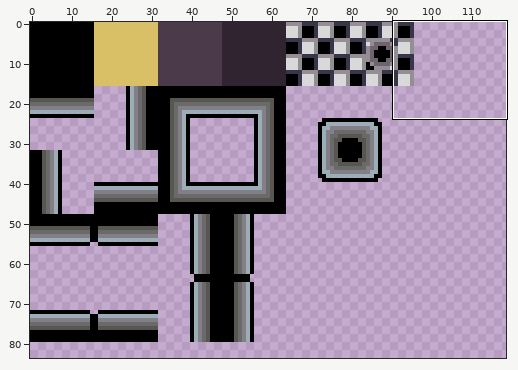
Sprite sheet, stored at graphics/map/map.png. Above: a wide view before the commit, with the close-up outlined.
Close-up. As it was:
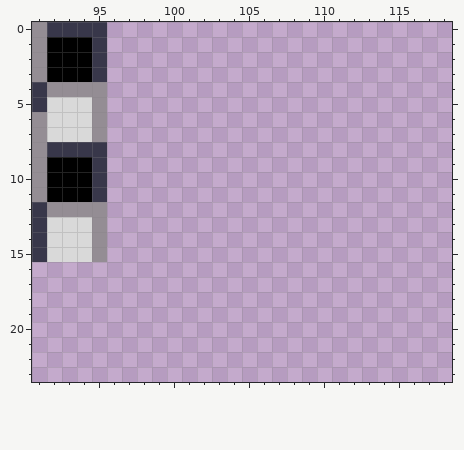
The file is 320x320 pixels. Shown: x 91..118, y 0..23. The wide view leaves out empty margins.
The result:
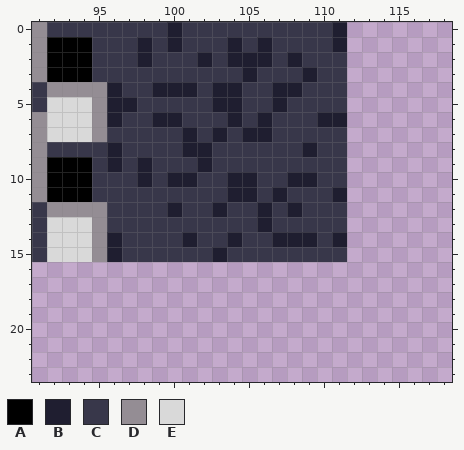
Palette (. is transparent): A #000000  B #1f1e30  C #38374a  D #948d94  E #d9d9d9
The exact change:
y 0: x 96..111 ................ -> CCCCBCCCCCCCCCCB
y 1: x 96..111 ................ -> CCBCBCCCBCBCCCCB
y 2: x 96..111 ................ -> CCBCCCBCBBBCBCCC
y 3: x 96..111 ................ -> CCCCCCCCCBCCCBCC
y 4: x 96..111 ................ -> BCCBBBCBBCCBBCCC
y 5: x 96..111 ................ -> BBCCCCCBBCCBCCCC
y 6: x 96..111 ................ -> BCCBBCCCBCBCCCBB
y 7: x 96..111 ................ -> CCCCCBCBCBBCCCCC
y 8: x 96..111 ................ -> BCCCCBBCCCCCCBCC
y 9: x 96..111 ................ -> BCBCCCBCCCCCCCCC
y 10: x 96..111 ................ -> CCBCBBCCBBCCBBCC
y 11: x 96..111 ................ -> CCCCCCCCBBCBCCCB
y 12: x 96..111 ................ -> CCCCBCCBCCBCBCCC
y 13: x 96..111 ................ -> CCCCCCCCCCBCCCCC
y 14: x 96..111 ................ -> BCCCCBCCBCCBBBCB
y 15: x 96..111 ................ -> BCCCCCCBCCCCCCCC
Changed places in both close-ups, as pixel boxes (x1, y1, x2, y2):
added: (107, 22, 347, 262)
